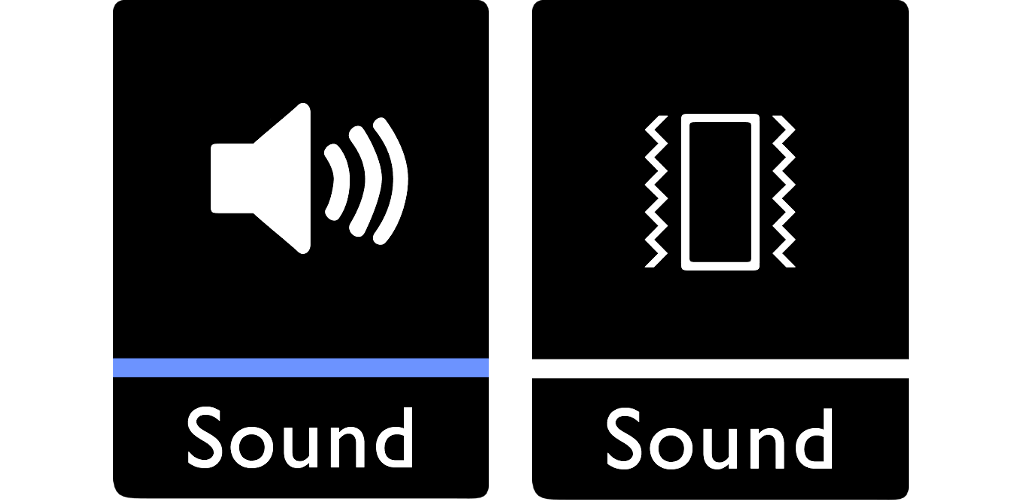
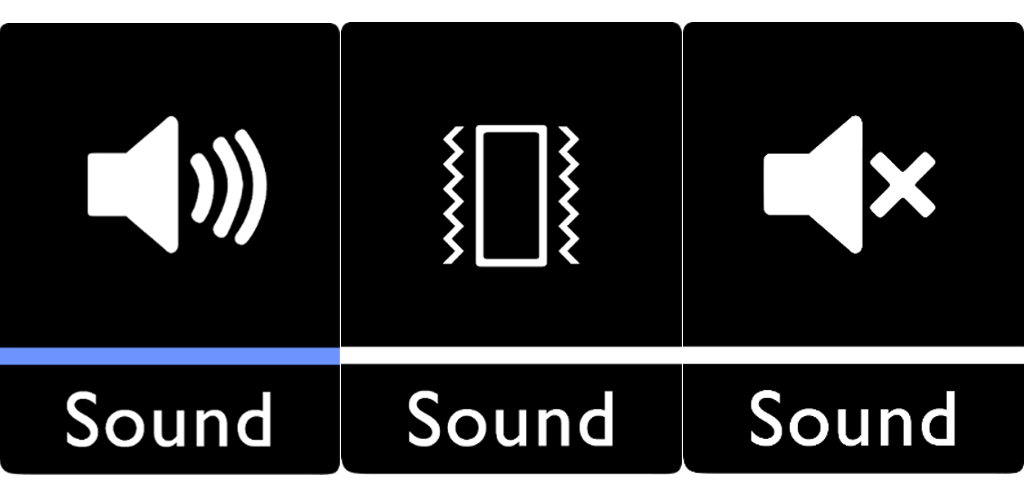
The second w=1024, h=500 image is a revision of the first. Changes to its layers:
painted on "ScreenshotSpeaker.png" over box(0, 0, 489, 499)
painted on "ScreenshotVibra.png" over box(341, 0, 909, 500)
added layer "ScreenshotMute.png" in group "Ebenengruppe" over box(683, 22, 1024, 474)
